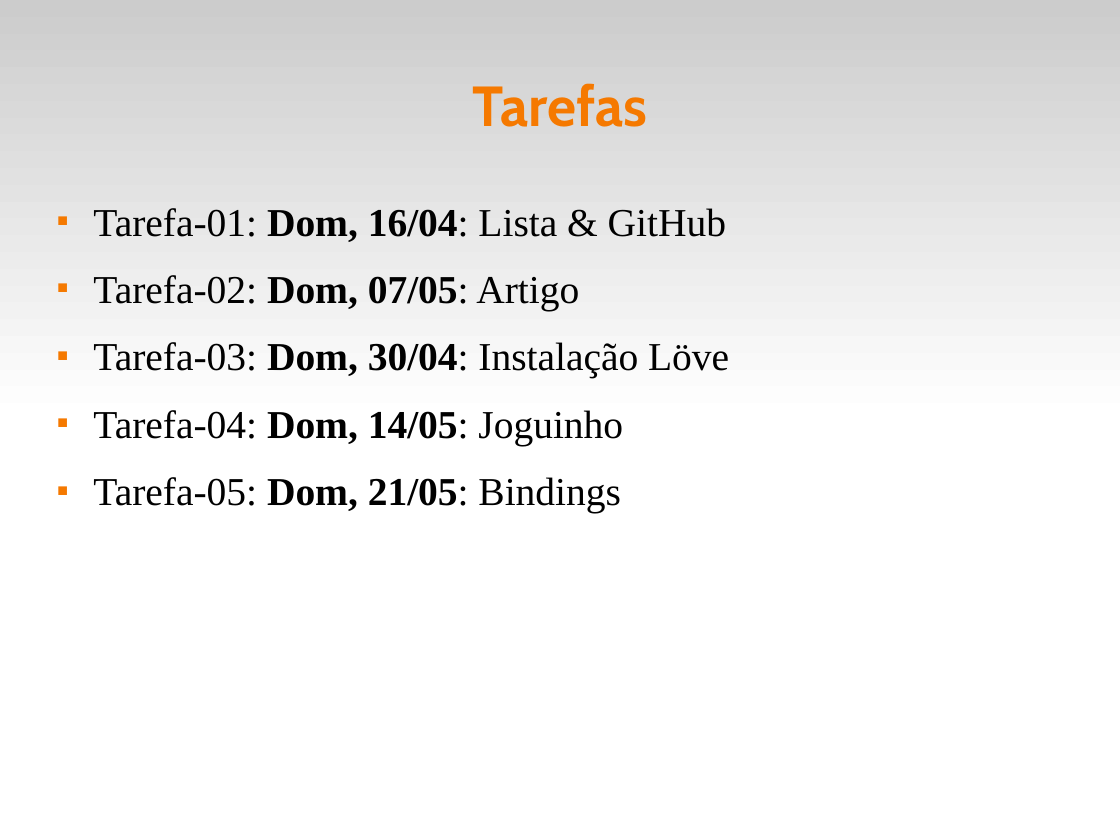
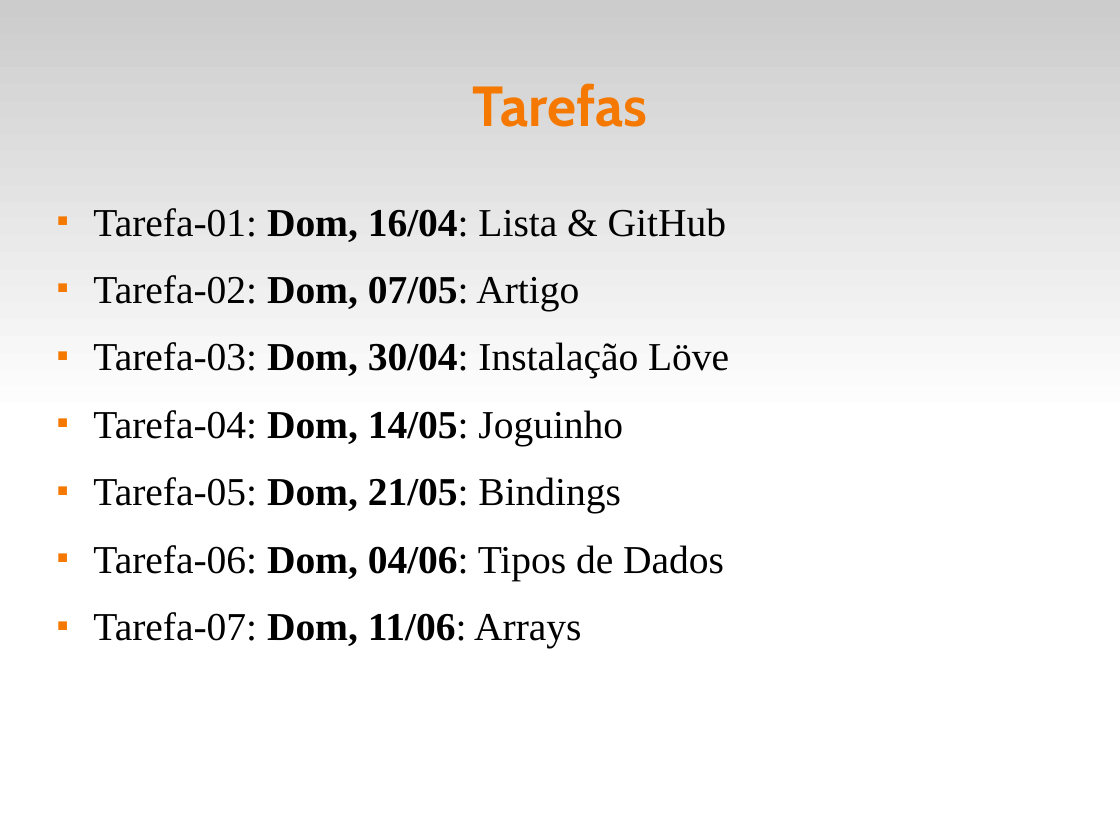
Before and after one commit to fsantanna-uerj/EDL, a slide deck: slide 11 of slides/edl-00.odp (slide 9 before the commit). Drawn at 1120x840 pixels with LibreOffice and Linux fonts; fonts in the diff are those of the drawing. Boxes give left, top, right and bottom in pixels: in the first picture for what was removed or moved away, otherwise in the second. Text is boxed around its words. In the diff, an @@ line names an element or a change of style, - is before the commit and + after.

```diff
--- a/slides/edl-00.odp
+++ b/slides/edl-00.odp
@@ text at <box>93,545,724,649</box>: paragraphs added @@
+■ Tarefa-06: Dom, 04/06: Tipos de Dados
+■ Tarefa-07: Dom, 11/06: Arrays
```
Also in this commit, not shown: 2 other slides changed, 1 slide removed, 3 other files.
